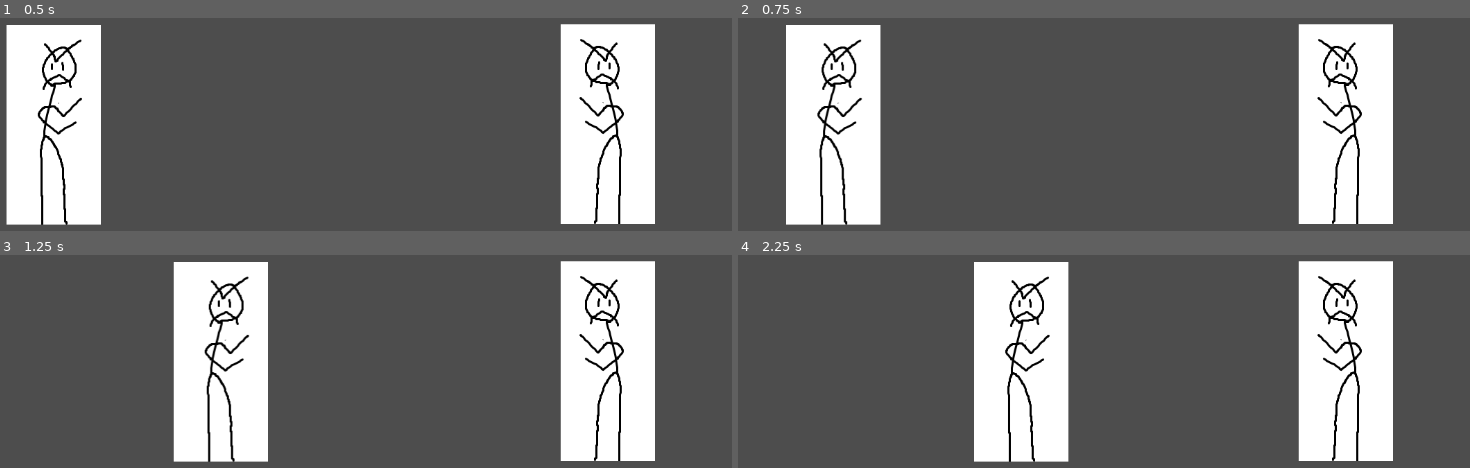
Above: before the commit, frames 1-4 (two rows, left to right).
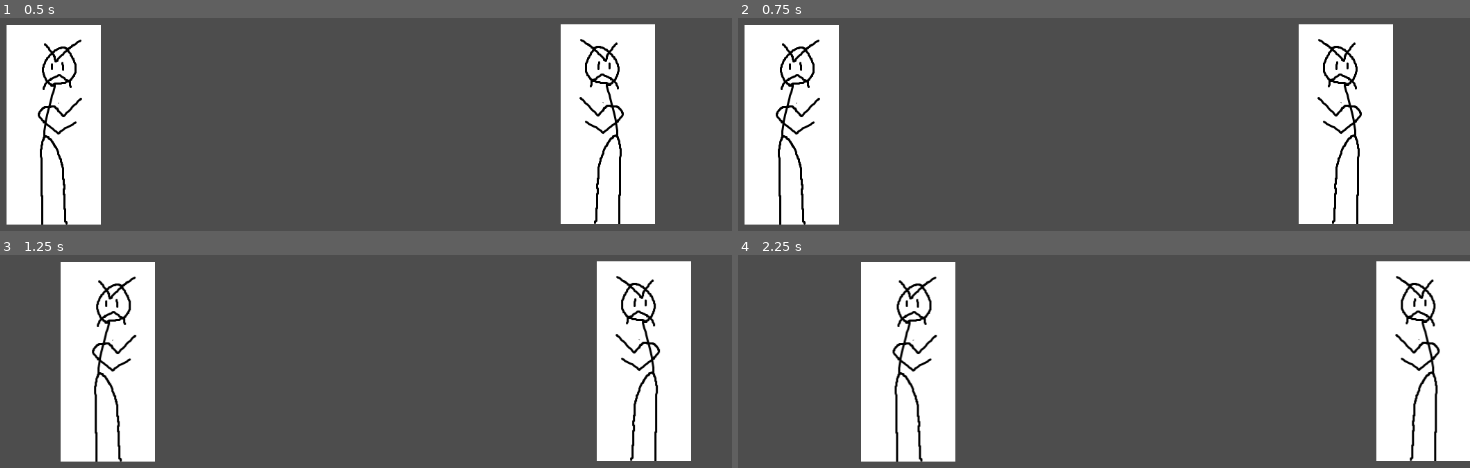
Above: after the commit, the same moments.

Repository: MichaelRatel/Fighting-Game-IEEE
Game: Godot game, scene res://main_scene.tscn
Same seed, same stepped clock (60 frames per second), same inputs: the game is played once before the commit and once after it.
Inputs:
- Up to frame 1 (0.5 s): no input
- Up to frame 2 (0.75 s): tap Enter at 0.5 s; hold D (player1_right) from 0.53 s (still down); hold U (player1_a, bound only after the commit) from 0.53 s (still down)
- Up to frame 3 (1.25 s): keep holding D (player1_right); keep holding U (player1_a, bound only after the commit); tap I (player1_b, bound only after the commit) at 0.8 s
- Up to frame 4 (2.25 s): release D (player1_right) at 1.28 s; release U (player1_a, bound only after the commit) at 1.28 s; hold S (player1_down) 1.28-2.03 s; tap I (player1_b, bound only after the commit) at 1.35 s; tap O (player1_c, bound only after the commit) at 1.55 s; tap Space at 2 s; hold D (player1_right) from 2.03 s (still down); hold O (player1_c, bound only after the commit) from 2.03 s (still down)

Frame 1 is identical in both runs. In frame 2, 12% of the frame differs, in the area x 0-20%, y 3-98%; in frame 3, 35%; in frame 4, 44%, in the area x 16-100%, y 2-98%.

Commit message:
input_handling.gd now reads from persistent_state.gd's buffer
Hooray! I got an input buffer to work, and to read inputs consistently and cleanly

Its already got issues :(

First off, the way it works is that now instead of checking every individual input for left or right directions, we now just hold the player's current direction, and assume they are facing right. If they aren't, we flip them so they are.

The issues that we run into now is that Player2 moves backwards on P1's forward and back movement, and doesn't read from their own movement keys. This will be next on the todo list and be merged back with main as soon as it is fixed.

Diff:
--- a/input_buffer_node.gd
+++ b/input_buffer_node.gd
@@ -7,6 +7,7 @@
 var dPress = false
 # Called when adding to the inputBuffer
 # Currently only tracks the stick position
+# Looking at it now this can be cleaned up with an enum reading from the input object but I am not worried about cleanliness rn
 func set_values():
 	stickPosition = 5 # if there are no inputs, set state to 5 (neutral)
 	if(Input.is_action_pressed("player1_left")):
@@ -17,3 +18,32 @@
 		stickPosition += 3
 	if(Input.is_action_pressed("player1_down")):
 		stickPosition -= 3
+	if(Input.is_action_pressed("player1_a")):
+		aPress = true
+	if(Input.is_action_pressed("player1_b")):
+		bPress = true
+	if(Input.is_action_pressed("player1_c")):
+		cPress = true
+	if(Input.is_action_pressed("player1_d")):
+		dPress = true
+
+# Reverses the stick direction in the node. Flips horizontally (i.e, 4 becomes 6, 7 becomes 9)
+# No return value
+func inverseDirection():
+	if(stickPosition == 1 || stickPosition == 4 || stickPosition == 7):
+		stickPosition += 2
+	if(stickPosition == 3 || stickPosition == 6 || stickPosition == 9):
+		stickPosition -= 2
+
+func toString():
+	var string = ""
+	string += str(stickPosition)
+	if(aPress):
+		string+='A'
+	if(bPress):
+		string+='B'
+	if(cPress):
+		string+='C'
+	if(dPress):
+		string+='D'
+	return string
--- a/input_handling.gd
+++ b/input_handling.gd
@@ -14,6 +14,7 @@
 var upString
 var downString
 
+var currentDirection
 #Player 1 is a and d atm, player 2 is left and right
 func _ready():
 	if(name == "Player1"):
@@ -28,35 +29,28 @@
 		rightString = "player2_right"
 		upString = "player2_up"
 		downString = "player2_down"
+	currentDirection = persistentState.direction
 
 #The extra if checks here make it so you can hold left or right cross screen
 #and it will probably go into the walk backwards
 
 
-
-
-
-
-# This is great, but I think I can clean this up as soon as an input buffer is made,
-# I'm not the most familiar with Godot, but this seems like a lot to get a character to move back and forth
-# - Ratel
+# All inputs are assumed, for consistency, that the player is facing right.
+# if they are facing left, we flip the stick values as though they were facing right
+# This implementation may become problematic if we decide to introduce charge characters, where a '4' input needs to be held for 30 frames
+# The way the array is initialized also means the game takes at least 1 second to start accepting inputs, as the buffer waits to fill before
+# reading new inputs
 func _process(_delta):
-	if Input.is_action_pressed(leftString):
-		if(persistentState.direction == persistentState.directions.LEFT):
-			persistentState.move_forward()
-		elif(persistentState.direction == persistentState.directions.RIGHT):
-			persistentState.move_backwards()
-	elif Input.is_action_pressed(rightString):
-		if(persistentState.direction == persistentState.directions.RIGHT):
-			persistentState.move_forward()
-		elif(persistentState.direction == persistentState.directions.LEFT):
-			persistentState.move_backwards()
-	#else:
-		#persistentState.change_state("idle")
-
-	#So this could be a good way to reset state, instead of checking physics
-	#values. BUT the way our state machine works is it dynamically creates a new
-	#state object every time change_state is called, this makes it harder for me
-	#at least to compare the current state to the wanted new state so we can
-	#avoid making new state changes every frame. But I can't find a way to do it
-	#that makes me happy.
+	var buffer = persistentState.inputBuffer
+	if(buffer.front() == null):
+		return
+	if (currentDirection == persistentState.directions.LEFT):
+		for node in persistentState.inputBuffer:
+			node.inverseDirection()
+	# Now, we can check for every type of input here, and execute a state change based on priority
+	# if we find a super input first, we super, if not, we special, attack, move, etc.
+	# exact hierarchy is in the design doc in the discord
+	if(buffer.slice(-1)[0].stickPosition == 6):
+		persistentState.move_forward()
+	if(buffer.slice(-1)[0].stickPosition == 4):
+		persistentState.move_backwards()
--- a/persistent_state.gd
+++ b/persistent_state.gd
@@ -84,10 +84,15 @@
 func add_to_buffer():
 	var newNode = InputFrame.new()
 	newNode.set_values()
-	print(newNode.stickPosition)
+	print(newNode.toString())
 	inputBuffer.push_back((newNode))
 	pass
 
+# Creates a Substring of our input buffer, returning an array of the last num nodes in the buffer
+# num: the number of nodes we want to check
+# return: an array in chronological order of the last num nodes.
+func getLatest(num) :
+	return inputBuffer.slice(-num)
 
 func move_forward():
 	state.move_forward()
@@ -105,7 +110,6 @@
 	print("change_state has been called with %s" % new_state_name)
 	if state != null:
 		state.queue_free()
-	#print(state_factory.get_state(new_state_name).new())
 	if(state_factory.get_state(new_state_name) == null):
 		pass
 	state = state_factory.get_state(new_state_name).new()
--- a/project.godot
+++ b/project.godot
@@ -60,6 +60,31 @@
 "events": [Object(InputEventKey,"resource_local_to_scene":false,"resource_name":"","device":-1,"window_id":0,"alt_press …(182 unchanged characters)…
 ]
 }
+player1_a={
+"deadzone": 0.5,
+"events": [Object(InputEventKey,"resource_local_to_scene":false,"resource_name":"","device":-1,"window_id":0,"alt_pressed":false,"shift_pressed":false,"ctrl_pressed":false,"meta_pressed":false,"pressed":false,"keycode":0,"physical_keycode":85,"key_label":0,"unicode":117,"echo":false,"script":null)
+]
+}
+player1_b={
+"deadzone": 0.5,
+"events": [Object(InputEventKey,"resource_local_to_scene":false,"resource_name":"","device":-1,"window_id":0,"alt_pressed":false,"shift_pressed":false,"ctrl_pressed":false,"meta_pressed":false,"pressed":false,"keycode":0,"physical_keycode":73,"key_label":0,"unicode":105,"echo":false,"script":null)
+]
+}
+player1_c={
+"deadzone": 0.5,
+"events": [Object(InputEventKey,"resource_local_to_scene":false,"resource_name":"","device":-1,"window_id":0,"alt_pressed":false,"shift_pressed":false,"ctrl_pressed":false,"meta_pressed":false,"pressed":false,"keycode":0,"physical_keycode":79,"key_label":0,"unicode":111,"echo":false,"script":null)
+]
+}
+player1_d={
+"deadzone": 0.5,
+"events": [Object(InputEventKey,"resource_local_to_scene":false,"resource_name":"","device":-1,"window_id":0,"alt_pressed":false,"shift_pressed":false,"ctrl_pressed":false,"meta_pressed":false,"pressed":false,"keycode":0,"physical_keycode":74,"key_label":0,"unicode":106,"echo":false,"script":null)
+]
+}
+player1_dash={
+"deadzone": 0.5,
+"events": [Object(InputEventKey,"resource_local_to_scene":false,"resource_name":"","device":-1,"window_id":0,"alt_pressed":false,"shift_pressed":false,"ctrl_pressed":false,"meta_pressed":false,"pressed":false,"keycode":0,"physical_keycode":75,"key_label":0,"unicode":107,"echo":false,"script":null)
+]
+}
 
 [rendering]
 
--- a/state_factory.gd
+++ b/state_factory.gd
@@ -16,7 +16,6 @@
 
 func get_state(state_name):
 	if states.has(state_name):
-		#print(states.get(state_name))
 		return states.get(state_name)
 	else:
 		printerr("No state", state_name, " in state factory!")
